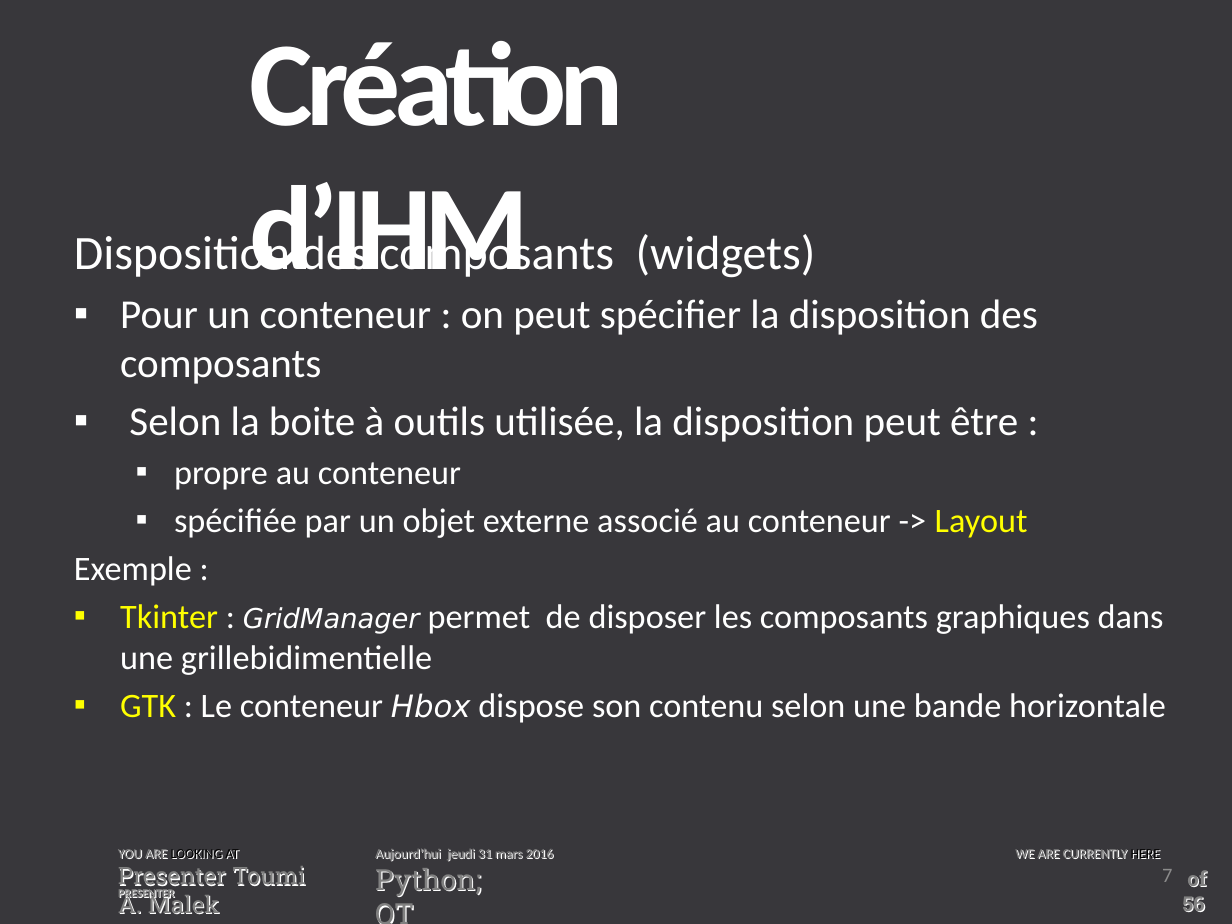
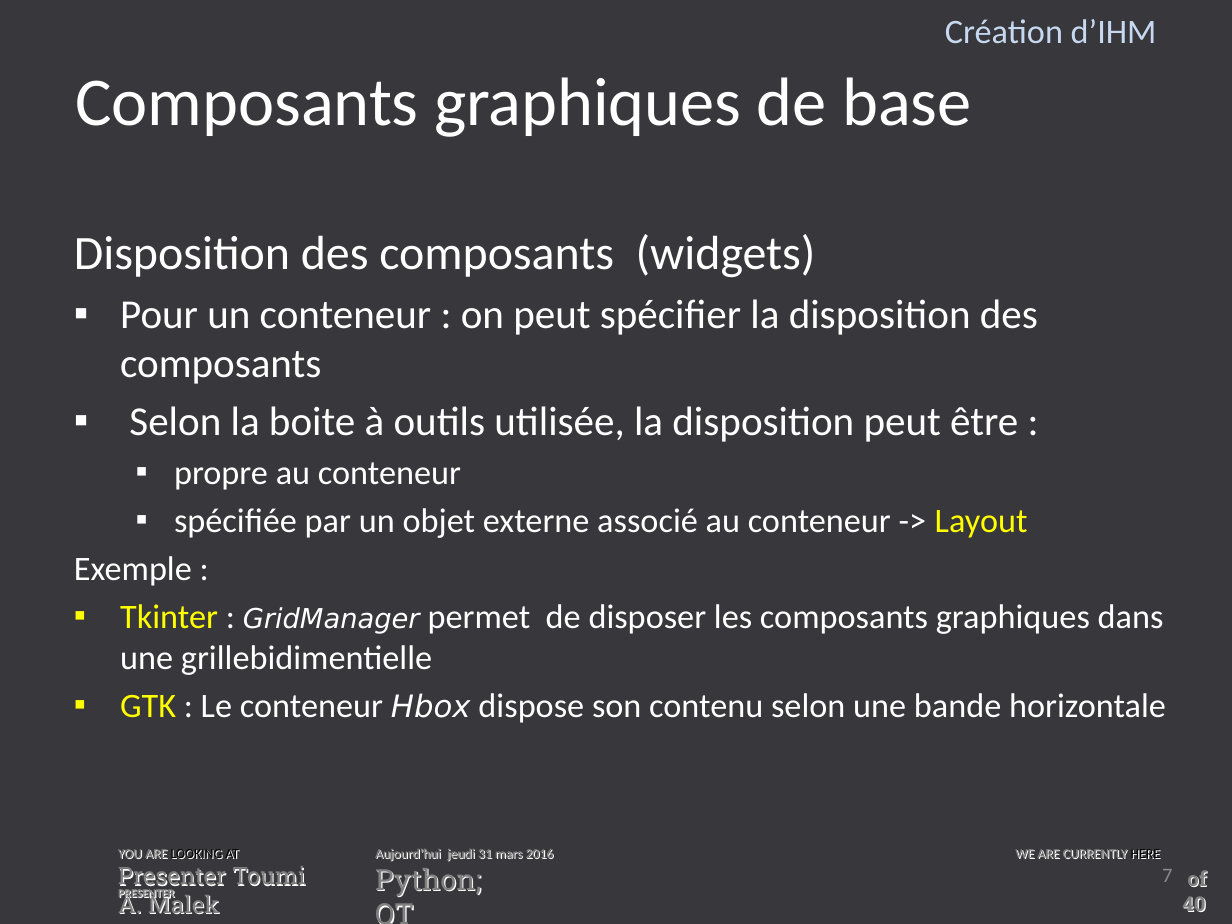
Before and after one commit to toumiab/Trans_python, a slide deck: slide 7 of Les_transparent/IHM_Python.pptx. Drawn at 1232x924 pixels with LibreOffice and Linux fonts; fonts in the diff are those of the drawing; background and template pictures are left out. Boxes give left, top, right and bottom in pixels: in the first picture for what was removed or moved away, otherwise in the second. Text is boxed around its words. In the diff, an @@ line names an element or a change of style, - is before the commit and + after.

```diff
--- a/Les_transparent/IHM_Python.pptx
+++ b/Les_transparent/IHM_Python.pptx
@@ text "Création d’IHM": place and size @@
-text "Création d’IHM" at bbox=[250, 41, 624, 277]
+text "Création d’IHM" at bbox=[945, 19, 1157, 44]
@@ text "Création d’IHM" at bbox=[945, 19, 1157, 44]: size 70 to 20 pt, text colour #FFFFFF to #C6D9F1, letter spacing -4 to 0 pt, bold off; alignment left to right; more space between paragraphs @@
@@ title added at bbox=[75, 77, 971, 137], 40 pt, text #FFFFFF @@
+Composants graphiques de base
@@ text at bbox=[1182, 870, 1206, 912]: text changed @@
-of 56
+of 40
```
Also in this commit, not shown: 19 other slides changed, 20 slides added, 6 slides removed, 1 other file.
